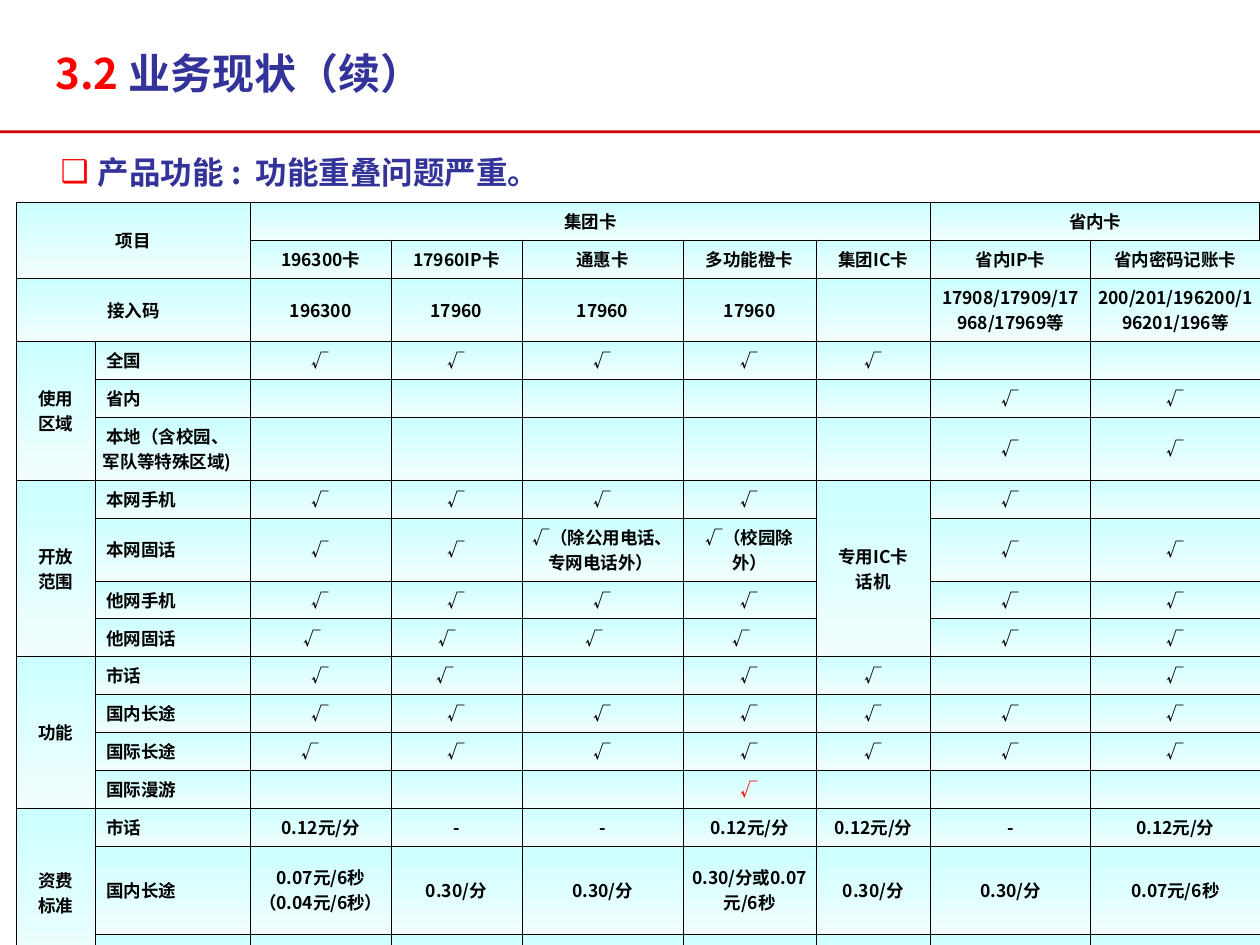
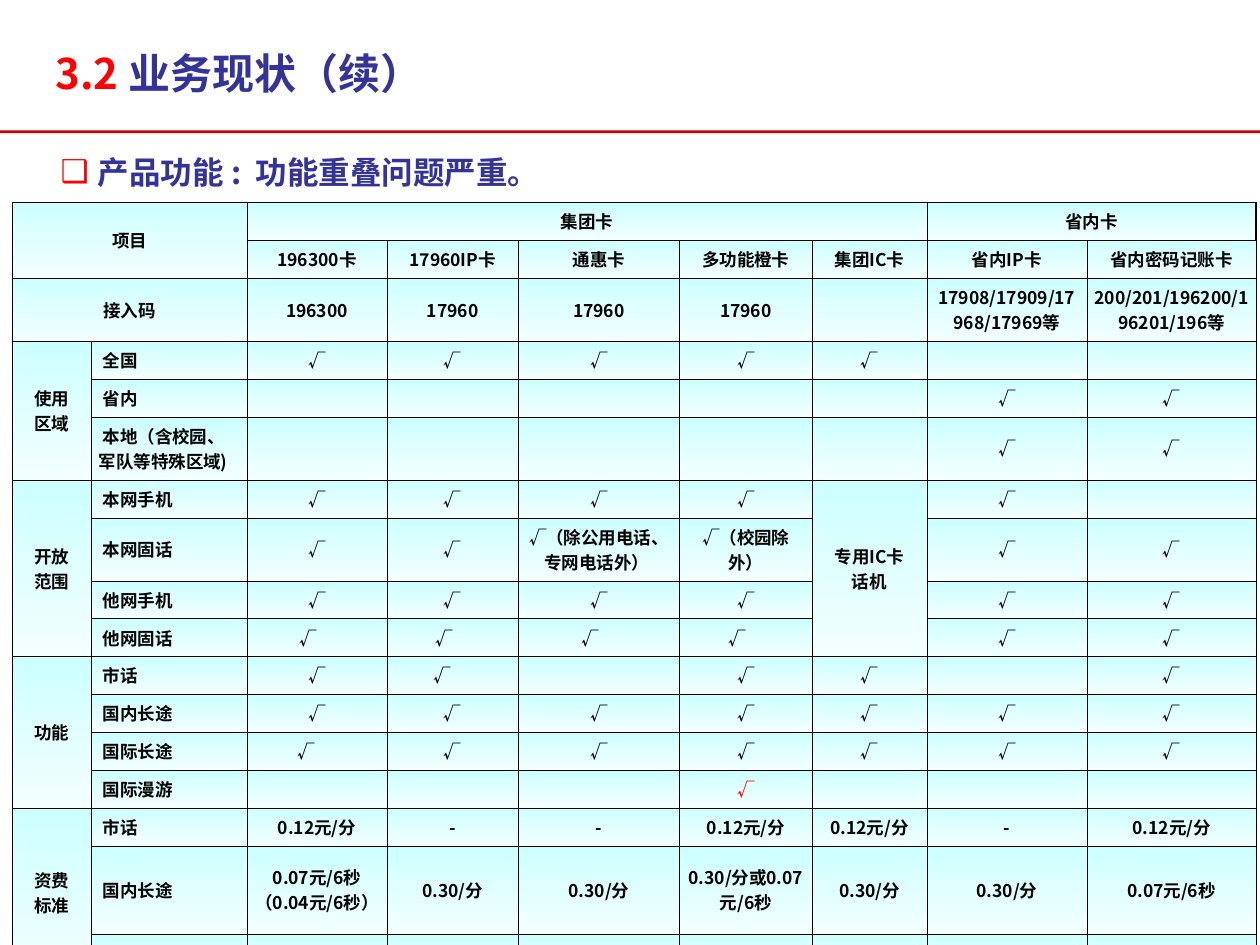
Before and after one commit to momo1101/unicardsrch, a slide deck: slide 17 of 软课题文本/软课题-中国联通电信卡业务及策略研究.ppt. Drawn at 1260x945 pixels with LibreOffice and Linux fonts; fonts in the diff are those of the drawing; background and template pictures are left out. Boxes give left, top, right and bottom in pixels: in the first picture for what was removed or moved away, otherwise in the second. Text is boxed around its words. In the diff, an @@ line names an element or a change of style, - is before the commit and + after.

```diff
--- a/软课题文本/软课题-中国联通电信卡业务及策略研究.ppt
+++ b/软课题文本/软课题-中国联通电信卡业务及策略研究.ppt
@@ table at [13,203,1256,918] @@
@@ fill gradient #CCFFFF to #F2FEFE to gradient #CCFFFF to #F4FFFF in 131 cells @@
@@ table: place and size @@
-table at [16,203,1260,918]
+table at [13,203,1256,918]
```
Also in this commit, not shown: 11 other slides changed.
